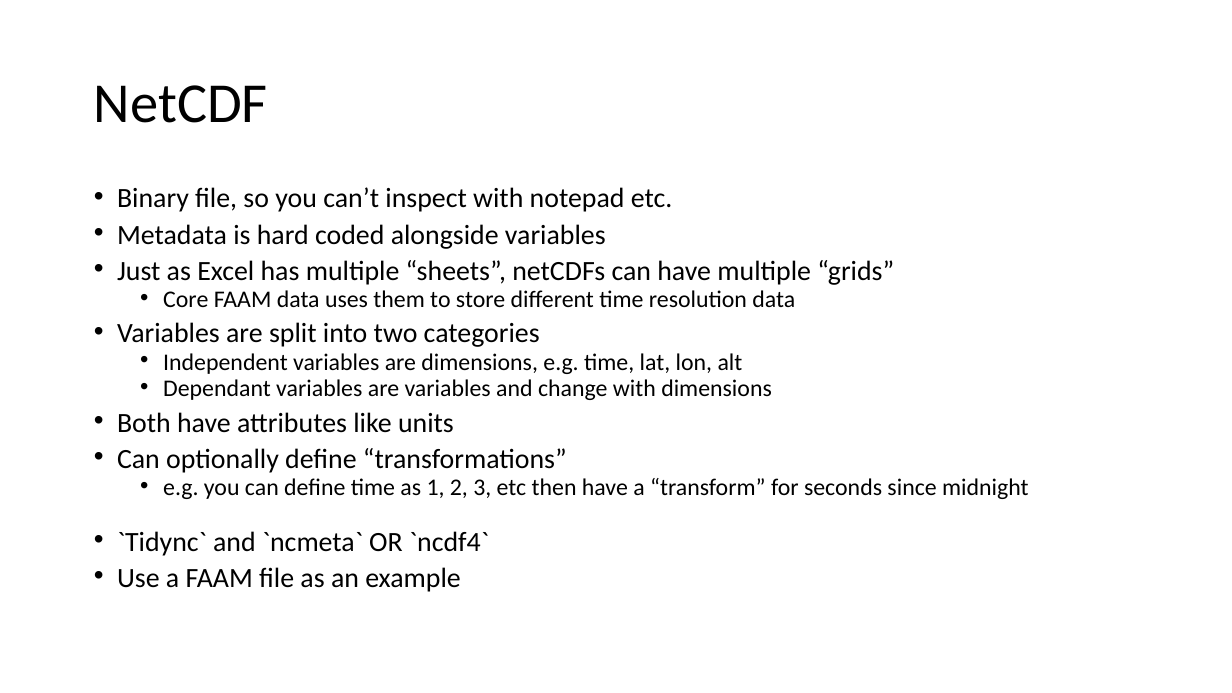
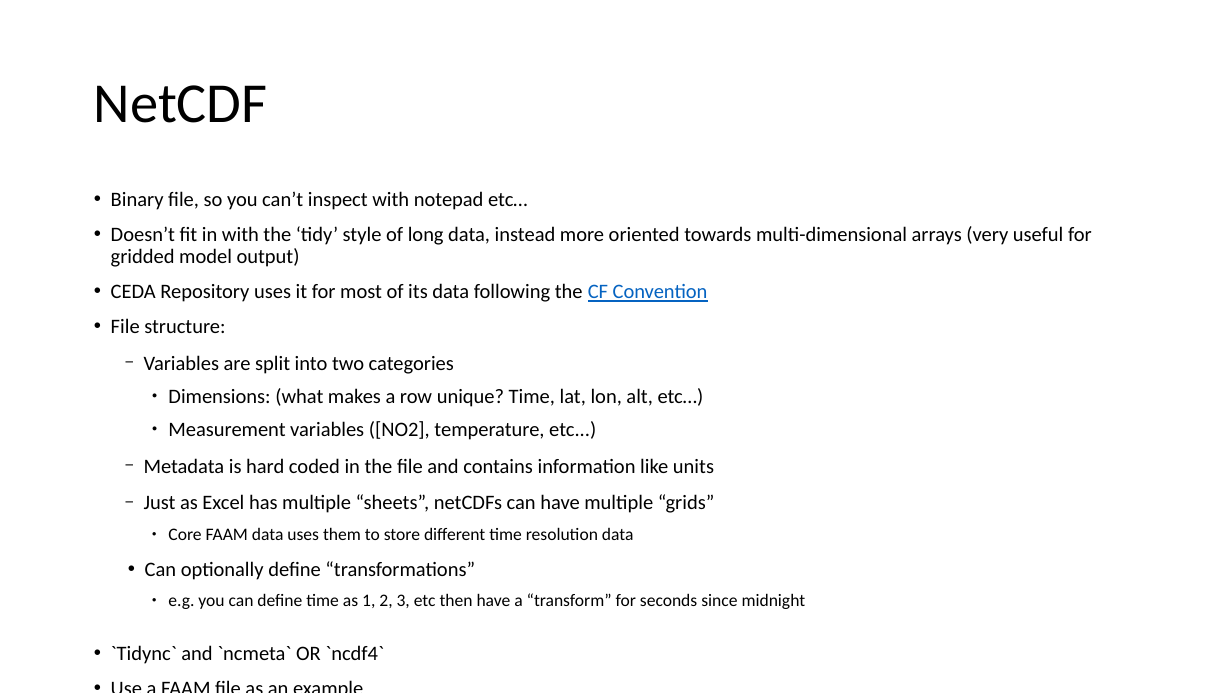
Before and after one commit to lidiaalfanti/r-course, a slide deck: slide 17 of courses/r-intro/docs/Intro to R 2023_day2.pptx. Drawn at 1232x693 pixels with LibreOffice and Linux fonts; fonts in the diff are those of the drawing. Boxes give left, top, right and bottom in pixels: in the first picture for what was removed or moved away, otherwise in the second. Text is boxed around its words. In the diff, an @@ line names an element or a change of style, - is before the commit and + after.

```diff
--- a/courses/r-intro/docs/Intro to R 2023_day2.pptx
+++ b/courses/r-intro/docs/Intro to R 2023_day2.pptx
@@ text at (x1=111, y1=191, x2=1092, y2=473): text changed; size 21.7 to 16 pt @@
-• Binary file, so you can’t inspect with notepad etc.
-• Metadata is hard coded alongside variables
+• Binary file, so you can’t inspect with notepad etc…
+• Doesn’t fit in with the ‘tidy’ style of long data, instead more oriented towards multi-dimensional arrays (very useful for gridded model output)
+• CEDA Repository uses it for most of its data following the CF Convention
+• File structure:
+  − Variables are split into two categories
+    ● Dimensions: (what makes a row unique? Time, lat, lon, alt, etc…)
+    ● Measurement variables ([NO2], temperature, etc...)
+  − Metadata is hard coded in the file and contains information like units
@@ text at (x1=117, y1=322, x2=772, y2=433): paragraphs removed @@
-• Variables are split into two categories
-  • Independent variables are dimensions, e.g. time, lat, lon, alt
-  • Dependant variables are variables and change with dimensions
-• Both have attributes like units
@@ text at (x1=144, y1=494, x2=806, y2=609): size 21.7 to 16 pt in "Just as Excel has multiple “sheets”, netCDFs ...", "Can optionally define “transformations”", "`Tidync` and `ncmeta` OR `ncdf4`", "Use a FAAM file as an example"; size 18.6 to 13.7 pt in "Core FAAM data uses them to store ...", "e.g. you can define time as 1, ..."; bullet • to −; list level 1 to 2 in "Just as Excel has multiple ..."; line spacing 0.7 to 0.9; bullet • to ●; list level 2 to 3 in "Core FAAM data uses them ..."; list level 1 to 2 in "Can optionally define “transformations”"; list level 2 to 3 in "e.g. you can define time ..."; indent changed @@
```
Also in this commit, not shown: 8 other slides changed, 2 slides added.
